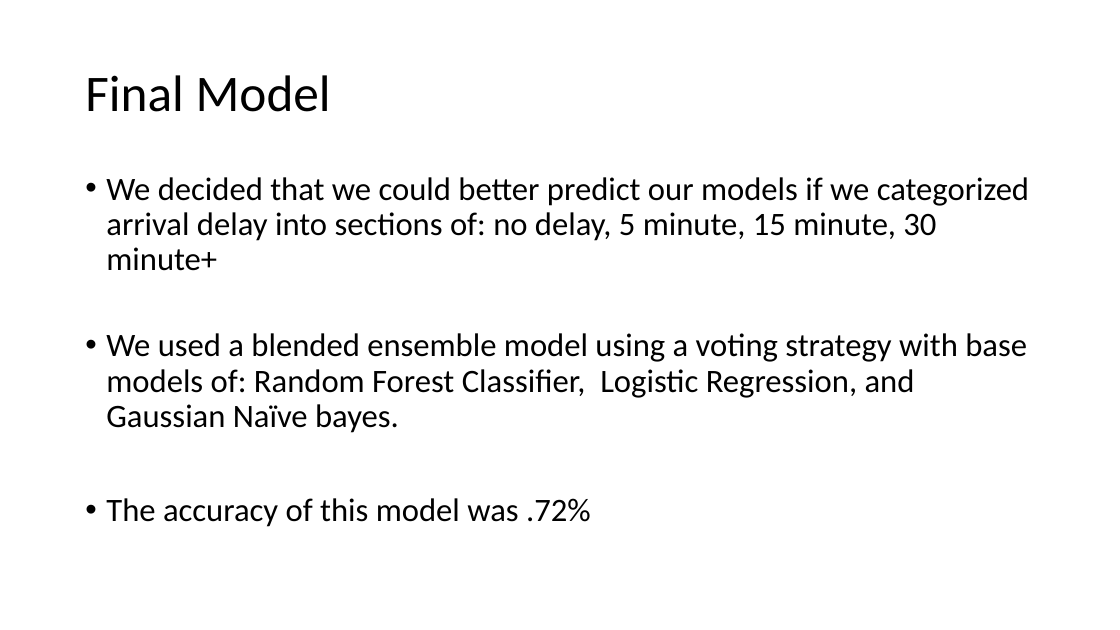
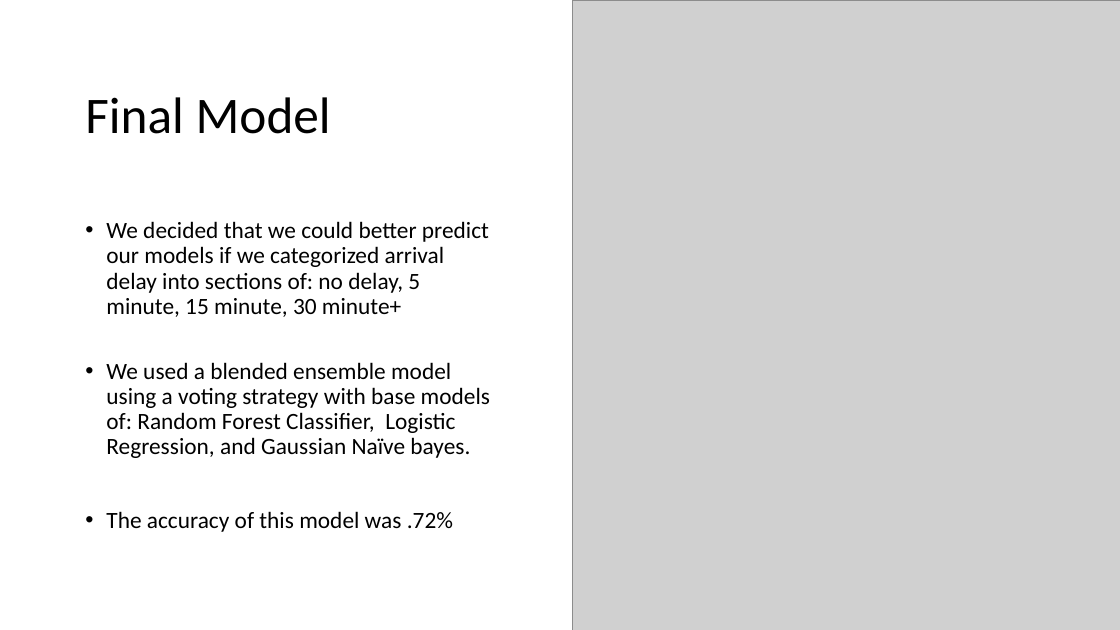
Before and after one commit to Ali-Mohamed23/midterm-project-I, a slide deck: slide 16 of Midterm_project_ppt.pptx (slide 15 before the commit). Drawn at 1120x630 pixels with LibreOffice and Linux fonts; fonts in the diff are those of the drawing; grey boxes stand for pictures. Boxes give left, top, right and bottom in pixels: in the first picture for what was removed or moved away, otherwise in the second. Text is boxed around its words. In the diff, an @@ line names an element or a change of style, - is before the commit and + after.

```diff
--- a/Midterm_project_ppt.pptx
+++ b/Midterm_project_ppt.pptx
@@ picture added at box(572, 0, 1120, 630) @@
@@ title "Final Model": place and size @@
-title "Final Model" at box(85, 75, 331, 112)
+title "Final Model" at box(85, 97, 331, 134)
@@ text "We decided that we could ...": place and size @@
-text "We decided that we could ..." at box(106, 177, 1029, 527)
+text "We decided that we could ..." at box(106, 221, 490, 532)
@@ text "We decided that we could ..." at box(106, 221, 490, 532): size 28 to 20 pt @@
```
Also in this commit, not shown: 3 other slides changed, 4 slides added, 1 slide removed, 2 other files.
